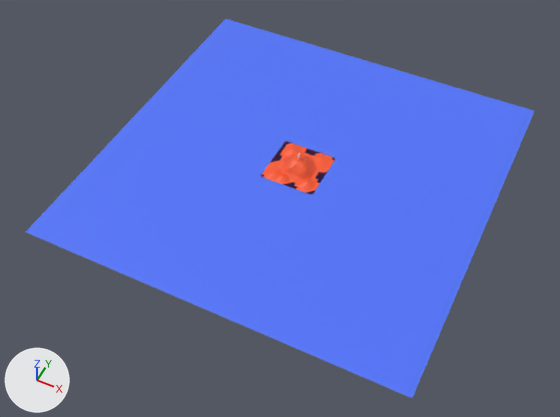
One commit to the Blender file assets/tile1/tiles_m.blend: the scene before it, then after it.
Before and after are seen from a camera (50 mm lens) standing at (121.0, -263.0, 291.0) and looking at (0.0, -21.0, -12.0). The lights are fixed; the arrows at lower left show +X, +Y and +Z.

The first picture shows 'Ocean', 'Tile1', 'Tile3'.
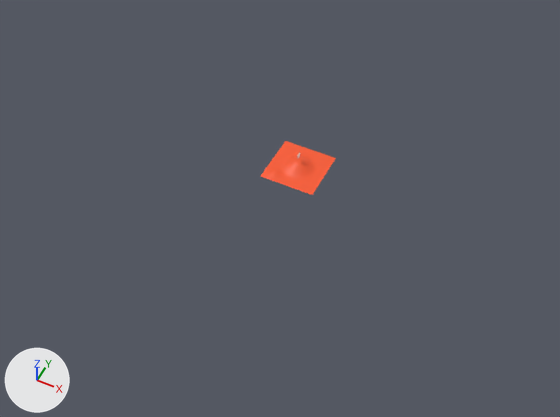
Where the newer file only moved an object's origin or applied its transform, the numbers keep the older frame.

The change, as a diff of the scene's bpy script:
```diff
--- a/assets/tile1/tiles_m.blend.py
+++ b/assets/tile1/tiles_m.blend.py
@@ me_plane_009 @@
 me_plane_009.from_pydata(...)  # 4 vertices, 1 face; spans x -1.0..1.0, y -1.0..1.0, z 0.0
-me_plane_009.materials.append(mat_ocean)  # picture img_ocean
+me_plane_009.materials.append(mat_dirt)  # picture img_dirt
@@ ob_tile1 @@
 ob_tile1.scale = (15.0, 15.0, 15.0)
+ob_tile1.hide_set(True)
@@ ob_tile3 @@
 ob_tile3.scale = (15.0, 15.0, 15.0)
+ob_tile3.hide_set(True)
@@ ob_ocean @@
 ob_ocean.scale = (100.0, 100.0, 100.0)
+ob_ocean.hide_set(True)
```

Boxes [x1, y1, x2, y2] around the edits, measured in the pictures (560 x 417 px):
'Ocean', hidden (blue): before [26, 19, 534, 398]
'Tile1', hidden (red): before [267, 153, 326, 183]
'Tile3', hidden (red): before [266, 143, 333, 193]
'Tile2', unchanged, uncovered by the edit: before [261, 141, 335, 195]; after [261, 141, 336, 195]
